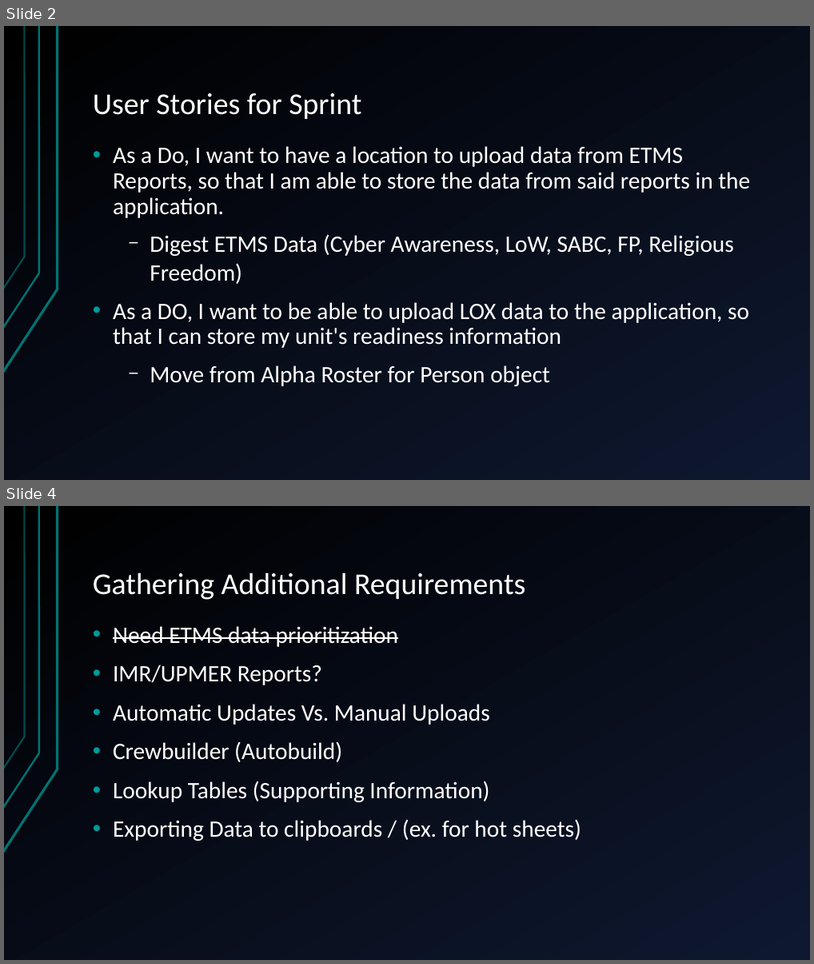
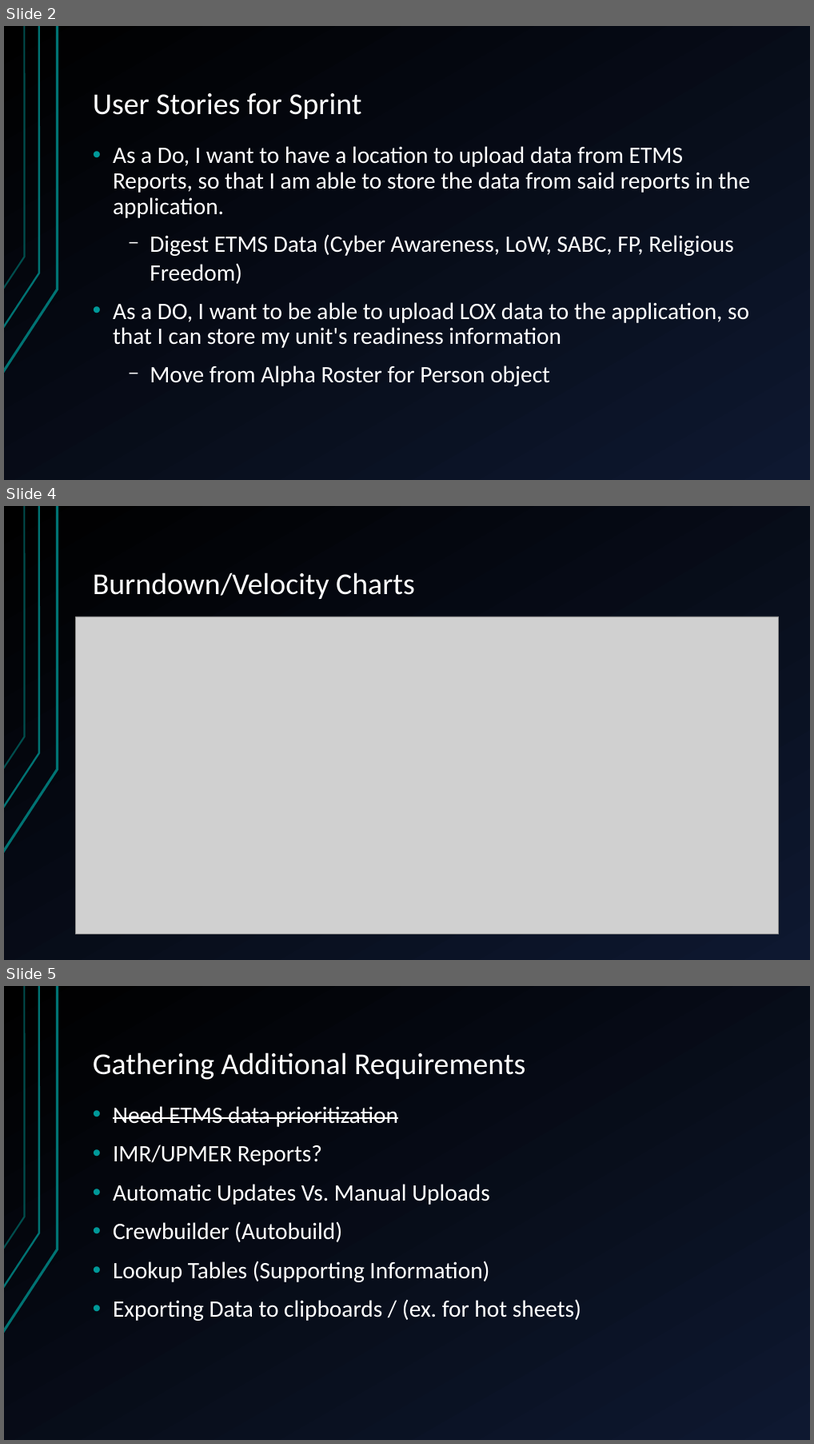
Before and after one commit to yurisim/Insight, a slide deck: Sprint Review Slides/Insight.pptx. Shown one above the other, each under a label of ours: slides 2 and 4 before the commit, slides 2, 4 and 5 after it; the slides between them are not shown. The pictures are 814x964 and 814x1444 pixels, drawn with LibreOffice and Linux fonts; fonts in the diff are those of the drawing; grey boxes stand for pictures. Boxes give left, top, right and bottom in pixels: in the first picture for what was removed or moved away, otherwise in the second. Text is boxed around its words. In the diff, an @@ line names an element or a change of style, - is before the commit and + after.

Commit message:
Powerpoint

```diff
--- a/Sprint Review Slides/Insight.pptx
+++ b/Sprint Review Slides/Insight.pptx
@@ slide 4 added at (4,506,810,960), background gradient #000000 to #0E1830; not listed: 3 template elements that a slide beside it also shows @@
@@ text added at (93,572,415,599), 36 pt, text #FFFFFF @@
+Burndown/Velocity Charts
@@ picture added at (76,616,779,933) @@
@@ what was slide 4 is now slide 5 @@
```
Also in this commit, not shown: 1 slide changed.
